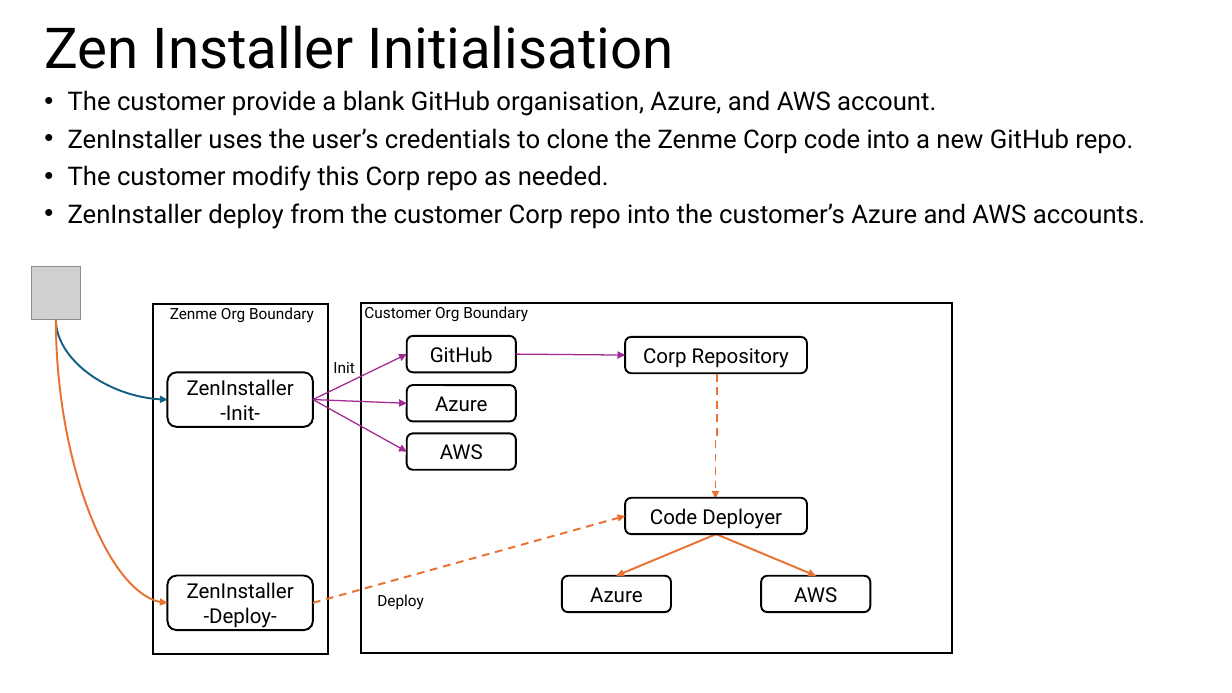
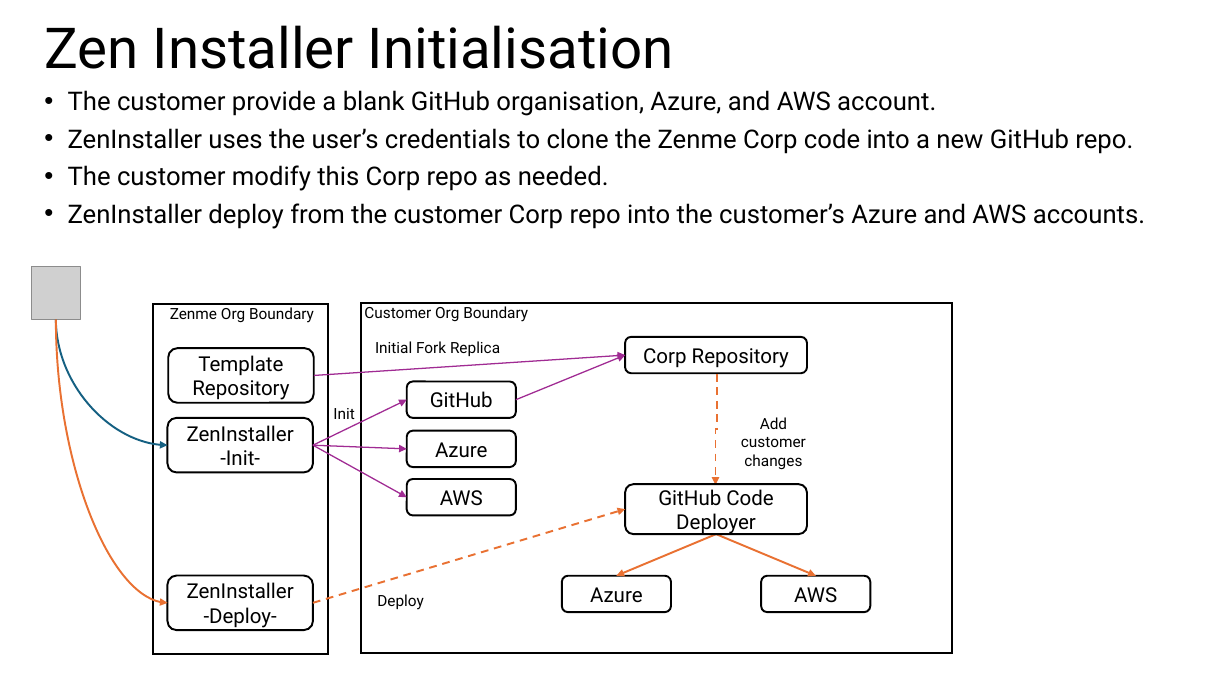
Before and after one commit to ZenMe-AU/ZBCorpArchitecture, a slide deck: slide 3 of Documentation/Corp Architecture Overview.pptx. Drawn at 1232x693 pixels with LibreOffice and Linux fonts; fonts in the diff are those of the drawing; grey boxes stand for pictures. Boxes give left, top, right and bottom in pixels: in the first picture for what was removed or moved away, otherwise in the second. Text is boxed around its words. In the diff, an @@ line names an element or a change of style, - is before the commit and + after.

```diff
--- a/Documentation/Corp Architecture Overview.pptx
+++ b/Documentation/Corp Architecture Overview.pptx
@@ curved arrow moved from (55, 320) - (167, 399) to (55, 320) - (167, 445) @@
@@ rounded rectangle added at box(168, 348, 313, 403), fill #FFFFFF, outline #000000 1.5 pt, 16 pt, text #000000 @@
+Template Repository
@@ arrow added from (314, 375) to (626, 355), #A02B93 1 pt @@
@@ text added at box(375, 341, 500, 356), 12 pt, text #000000 @@
+Initial Fork Replica
@@ arrow moved from (516, 354) - (626, 355) to (516, 400) - (626, 355) @@
@@ elbow arrow moved from (717, 374) - (715, 498) to (717, 374) - (715, 485) @@
@@ text added at box(741, 417, 806, 470), 12 pt, text #000000 @@
+Add customer changes
@@ 4 rounded rectangles, 3 arrows, 1 text: place and size @@
-4 rounded rectangles, 3 arrows, 1 text at box(167, 336, 516, 470)
+4 rounded rectangles, 3 arrows, 1 text at box(167, 382, 516, 515)
@@ arrow moved from (313, 603) - (626, 516) to (313, 603) - (626, 509) @@
@@ rounded rectangle "GitHub Code Deployer": place and size @@
-rounded rectangle "GitHub Code Deployer" at box(626, 498, 808, 534)
+rounded rectangle "GitHub Code Deployer" at box(626, 484, 808, 534)
@@ text in rounded rectangle at box(658, 489, 773, 535): text changed @@
-Code Deployer
+GitHub Code Deployer
```
Also in this commit, not shown: 3 other slides changed, 2 slides added.
